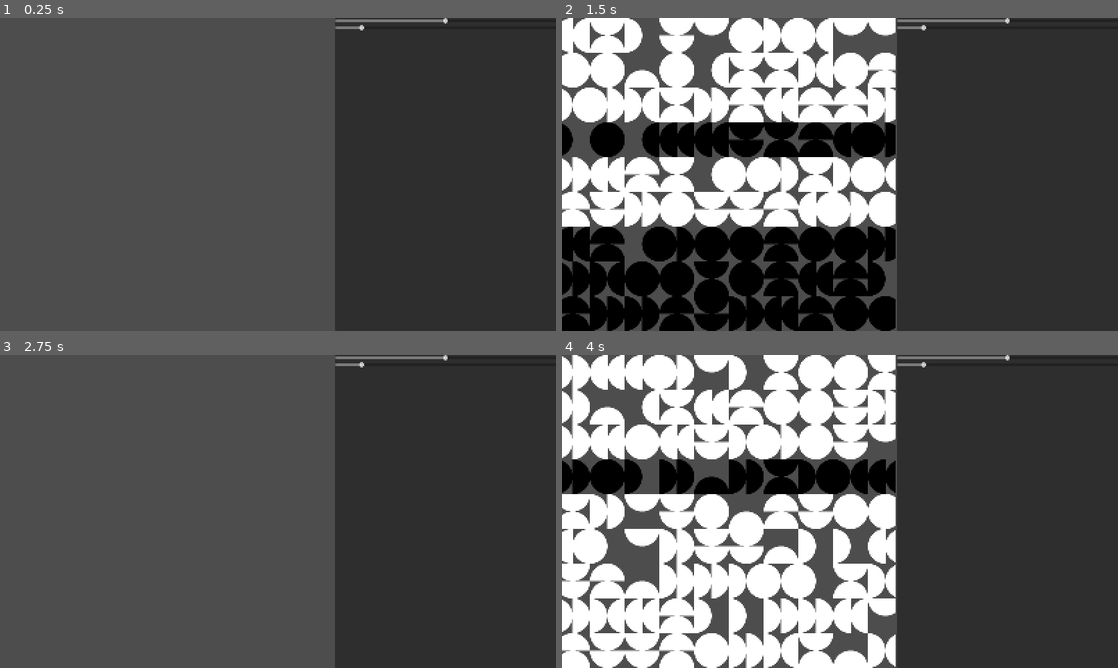
Above: before the commit, frames 1-4 (two rows, left to right).
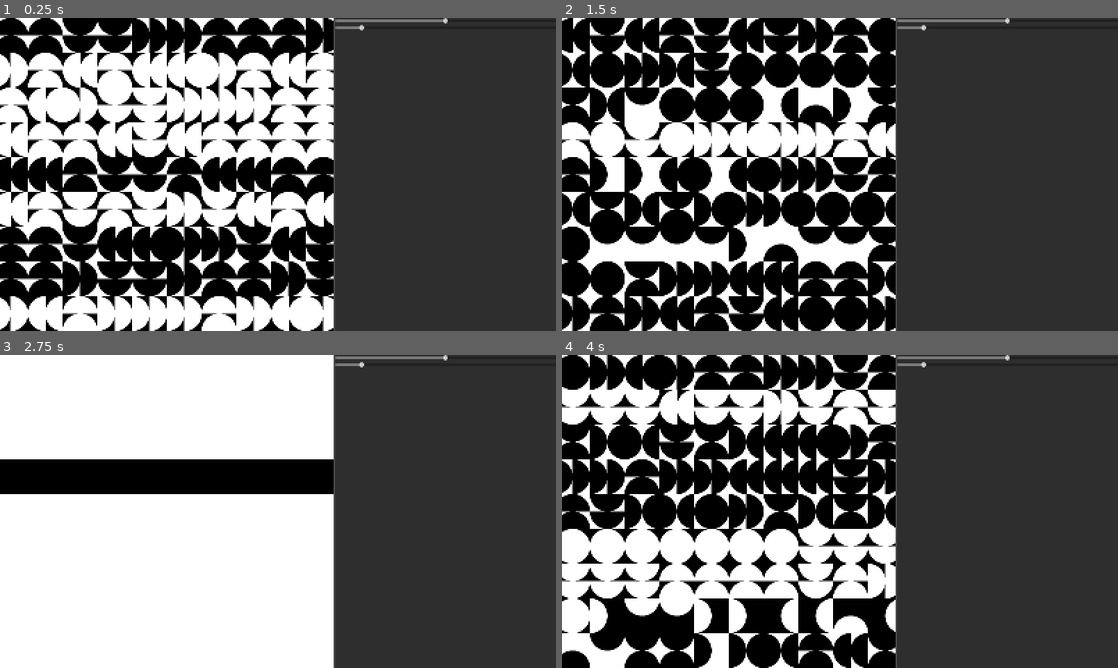
Above: after the commit, the same moments.

Repository: rio-raimundo/Sykora-painting-recreation
Game: Godot game, scene res://scenes/main-scene.tscn
Same seed, same stepped clock (60 frames per second), same inputs: the game is played once before the commit and once after it.
Inputs (mouse positions are in pixels of both pictures, inside the frame that each line leads up to):
- Up to frame 1 (0.25 s): no input
- Up to frame 2 (1.5 s): tap Enter at 0.5 s; move the mouse to (728, 174) at 0.52 s; tap P at 0.6 s; click (728, 174) at 0.67 s; tap Space at 1.25 s; hold S from 1.28 s (still down); tap R at 1.35 s; click (728, 174) at 1.42 s
- Up to frame 3 (2.75 s): tap Enter at 2 s; release S at 2.03 s; tap H at 2.1 s; click (166, 511) at 2.17 s
- Up to frame 4 (4 s): tap Space at 2.75 s; tap C at 2.85 s; click (728, 511) at 2.92 s; tap Enter at 3.5 s; hold S from 3.53 s (still down); tap P at 3.6 s; click (728, 511) at 3.67 s

The runs differ from the first frame. In frame 1, 60% of the frame differs, in the area x 0-60%, y 0-100%; in frame 2, 43%; in frame 3, 60%; in frame 4, 40%.

Commit message:
Grid resizes now!!

Diff:
--- a/scripts/grid.gd
+++ b/scripts/grid.gd
@@ -85,6 +85,7 @@
 
 	# Redraw the visible grid but don't update the shapes?
 	_generate_visible_grid()
+	_update_grid_squares(true, true, true, true, false)  # update only squares which have NOT had shapes initialised
 
 func _initialise_grid_pool():
 	# Figure out what the maximum number of squares that we might need is and save them in the pool
@@ -120,12 +121,6 @@
 	update_viewport_size.call()
 
 
-func _generate_all():
-	_generate_visible_grid()
-	_update_grid_squares()
-	queue_redraw()
-
-
 # Should be called whenever the cell_size changes!
 func _generate_visible_grid():
 	# Initialise the positions and sizes of the visible grid
@@ -152,43 +147,38 @@
 			visible_grid[row][col].resize(points, position, cell_size)
 
 
+# Function to update the grid squares, with a lot of options. Currently a bit multipurpose and awkward
 func _update_grid_squares(
 	gen_color: bool = false,
 	gen_initial_patterns: bool = false,
 	gen_shapes: bool = false,
 	shapes_visible: bool = true,
+	re_initialise: bool = true,
 ):
 	for row in range(n_cells[0]):
+		# Colors are determiend per row
+		var is_white = randf() < P_IS_WHITE
+
+		# For each row initialise counts array to keep track of pattern_map idxs in adjacent squares
+		var counts = []
+		counts.resize(len(pattern_map.textures))
+		counts.fill(0)
+
 		for col in range(n_cells[1]):
-			visible_grid[row][col].shape_visible = shapes_visible
-
-	if gen_color:
-		for row in range(n_cells[0]):
-			var is_white = randf() < P_IS_WHITE
-			for col in range(n_cells[1]):
-				visible_grid[row][col].is_white = is_white
-
-	if gen_initial_patterns:
-		for row in range(n_cells[0]):
-			for col in range(n_cells[1]):
-				var grid_orientation = (int(randf()*4) * 90)
-				var initial_pattern_idx = h.weighted_random(pattern_map.initial_probabilities)
-				visible_grid[row][col].initial_pattern_idx = initial_pattern_idx
-				visible_grid[row][col].orientation = grid_orientation
-
-	if gen_shapes:
-		# Draw patterns using a weighted random of the surrounding initial patterns
-		for row in range(n_cells[0]):
-			# Initialise counts array to keep track of pattern_map idxs in adjacent squares
-			var counts = []
-			counts.resize(len(pattern_map.textures))
-			counts.fill(0)
-
-			# Start with the first pattern_map in the row
-			counts[visible_grid[row][0].initial_pattern_idx] += 1
-			for col in range(n_cells[1]):
-				var g = visible_grid[row][col]
-
+			var g = visible_grid[row][col]
+			if !re_initialise and g.pattern_initialised: continue
+			g.pattern_initialised = true  # initialise upon first call to this function
+
+			# Handle recoloring
+			if gen_color: g.is_white = is_white
+
+			# Handle initial pattern generation
+			if gen_initial_patterns:
+				g.initial_pattern_idx = h.weighted_random(pattern_map.initial_probabilities)
+				g.orientation = (int(randf()*4) * 90)
+
+			# Handle redrawing of shapes
+			if gen_shapes:
 				# --- GENERATE NEW PATTERN IDK ---
 				# The new pattern_name idx is determined by the three adjacent patterns in the row (x-1, x, x+1)
 				# Increment the counts by the next pattern_idx if not at end of row, and decrement by outdated one if not at start
@@ -197,6 +187,9 @@
 
 				# Update the current pattern_name idx of the grid square
 				g.set_pattern(h.weighted_random(counts))
+
+			# Handle shape visibility
+			visible_grid[row][col].shape_visible = shapes_visible
 
 
 # --- SIGNAL FUNCTIONS ---
--- a/scripts/grid_square.gd
+++ b/scripts/grid_square.gd
@@ -19,6 +19,7 @@
 		bb.shape.points = val  # update collision bounding box
 		points = val  # maybe don't even need this? helps for accessing i guess
 
+var pattern_initialised  # whether the pattern for this square has ever been rendered
 var size: float
 var initial_pattern_idx: int
 var current_pattern_idx: int:
@@ -47,32 +48,43 @@
 	self.id = id
 	self.textures = textures
 
-	# Initialise the background rectangle
-	rect.size = Vector2(self.size, self.size)
-	rect.position = (-rect.size / 2.0).round()
-
 	# Initialise collision bounding box using points
 	bb.shape = ConvexPolygonShape2D.new()
 
+# Should be called to resize the square.
+# NOTE: this is currently the only way to resize it - adjusting variables manually WILL NOT WORK because it will not resize rect or sprite.
+# TODO maybe change this by integrating with setters more closely in the future.
+# UPDATE: Patterns can now be resized by calling set pattern function directly.
 func resize(points: PackedVector2Array, position: Vector2, size: int):
 	self.points = points
 	self.position = position
 	self.size = size
 
+	# Update the background rectangle size
+	rect.size = Vector2(self.size, self.size)
+	rect.position = (-rect.size / 2.0).round()
+
+	# Update pattern size
+	_resize_pattern()
+
 func set_pattern(pattern_idx: int):
 	if !sprite: return
 	self.sprite.texture = self.textures[pattern_idx]
-	var texture_size = self.sprite.texture.get_size()
+	_resize_pattern()
 
+func _resize_pattern():
+	if !sprite or !sprite.texture: return
+
+	# Update the sprite parameters
 	# This stops the infuriating anti-aliasing effect by basically putting the sprite RIGHT in the middle of the color rect
 	# TODO look at this at some point cods I bet you can neaten it, but for now I'm going to bed
+	var texture_size = sprite.texture.get_size()
 	var target_rect = rect.get_rect()
 	sprite.scale = Vector2(
 		target_rect.size.x / texture_size.x,
 		target_rect.size.y / texture_size.y
 	)
 	self.sprite.position = (target_rect.position + target_rect.size / 2.0)
-
 	self.sprite.scale = Vector2(self.size / texture_size.x, self.size / texture_size.y)  # make sure the sprite fits in the grid perfectly
 
 
